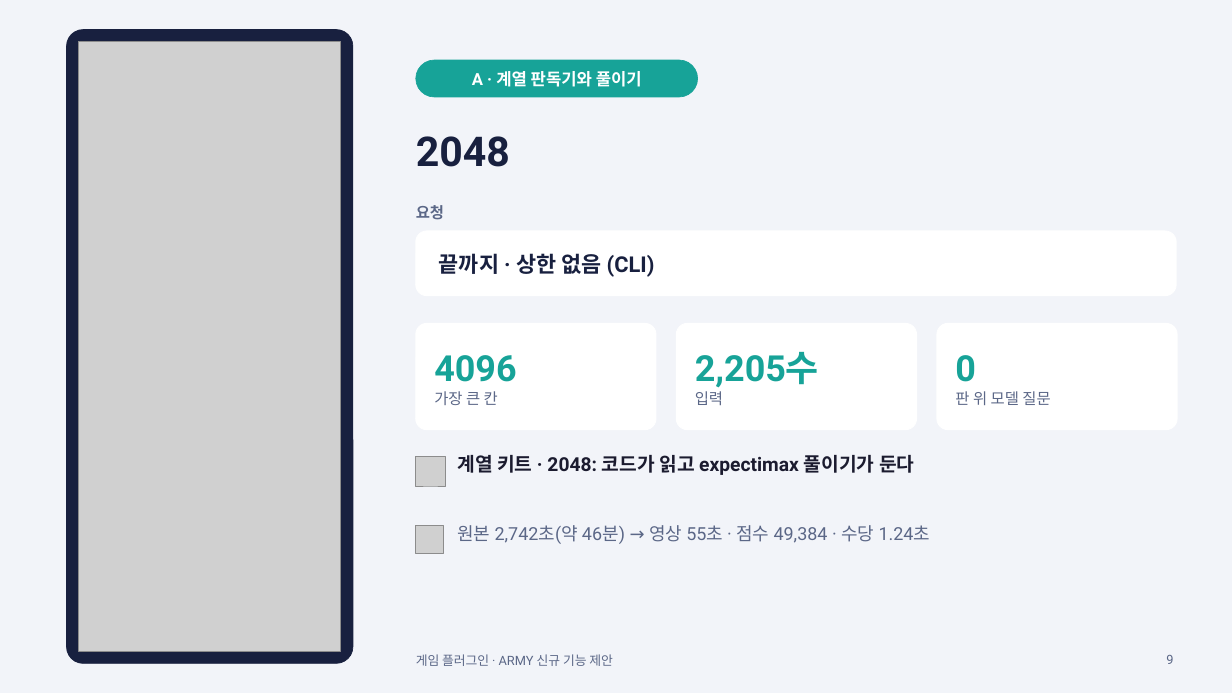
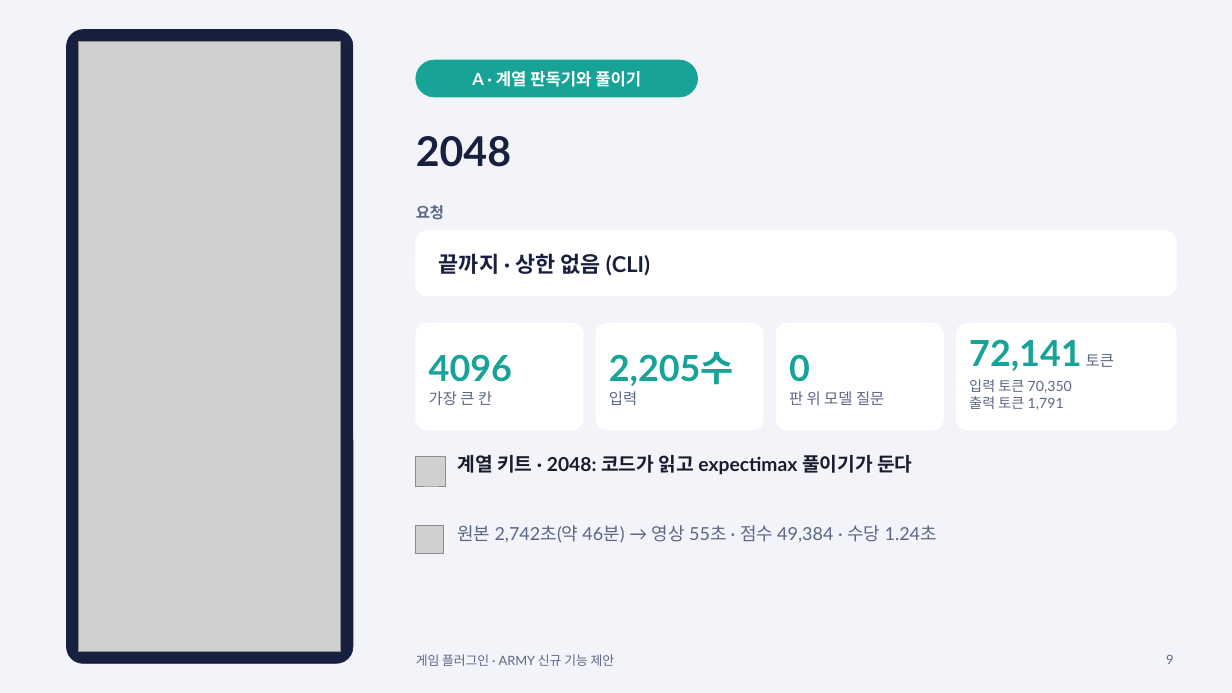
Before and after one commit to jimni-kim/game-lab, a slide deck: slide 9 of final/game-plugin-intro.pptx. Drawn at 1232x693 pixels with LibreOffice and Linux fonts; fonts in the diff are those of the drawing; grey boxes stand for pictures. Boxes give left, top, right and bottom in pixels: in the first picture for what was removed or moved away, otherwise in the second. Text is boxed around its words. In the diff, an @@ line names an element or a change of style, - is before the commit and + after.

Commit message:
Update game plugin presentation and embed SamsungOne Korean fonts

```diff
--- a/final/game-plugin-intro.pptx
+++ b/final/game-plugin-intro.pptx
@@ rounded rectangle: place and size @@
-rounded rectangle at (416, 323, 656, 430)
+rounded rectangle at (416, 323, 583, 430)
@@ rounded rectangle added at (596, 323, 763, 430), fill #FFFFFF, outline #FFFFFF 0.75 pt @@
@@ text "2,205수": place and size @@
-text "2,205수" at (695, 352, 819, 405)
+text "2,205수" at (609, 352, 734, 405)
@@ rounded rectangle: place and size @@
-rounded rectangle at (677, 323, 917, 430)
+rounded rectangle at (776, 323, 944, 430)
@@ font Roboto to Lato in 9 elements at (416, 654, 615, 666), (472, 71, 641, 87), (416, 136, 511, 167), (439, 253, 650, 276), (457, 455, 912, 475), (457, 525, 937, 543), (429, 354, 512, 405), (609, 352, 734, 405), (789, 354, 884, 405) @@
@@ text "0": place and size @@
-text "0" at (955, 355, 1050, 405)
+text "0" at (789, 354, 884, 405)
@@ rounded rectangle: place and size @@
-rounded rectangle at (937, 323, 1177, 430)
+rounded rectangle at (957, 323, 1177, 430)
@@ text added at (969, 339, 1114, 371), 28 pt, text #17A398, bold @@
+72,141 토큰
@@ text added at (969, 379, 1072, 410), 11 pt, text #5B6787 @@
+입력 토큰 70,350
+출력 토큰 1,791
```
Also in this commit, not shown: 19 other slides changed, 2 other files.
